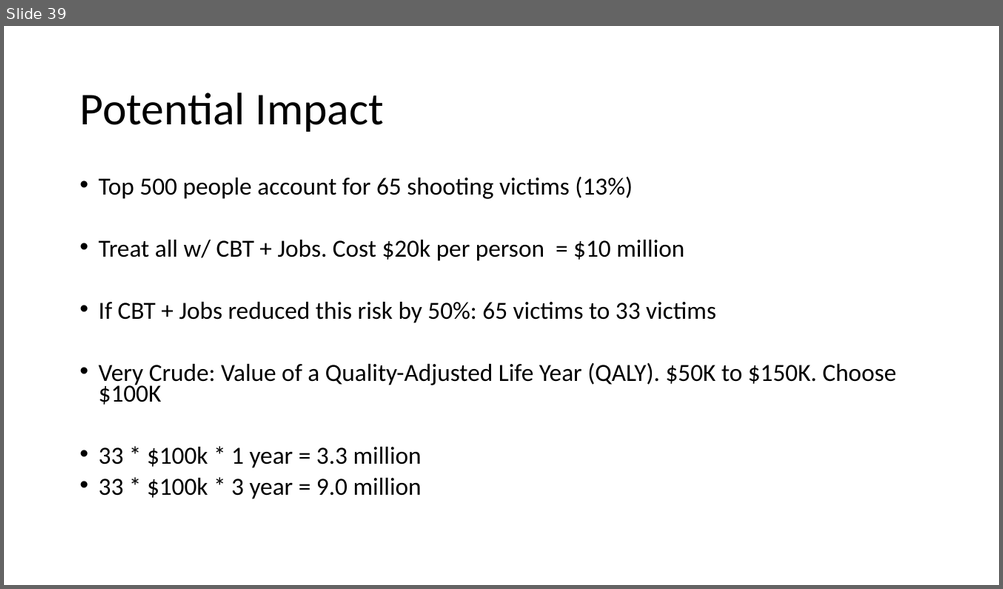
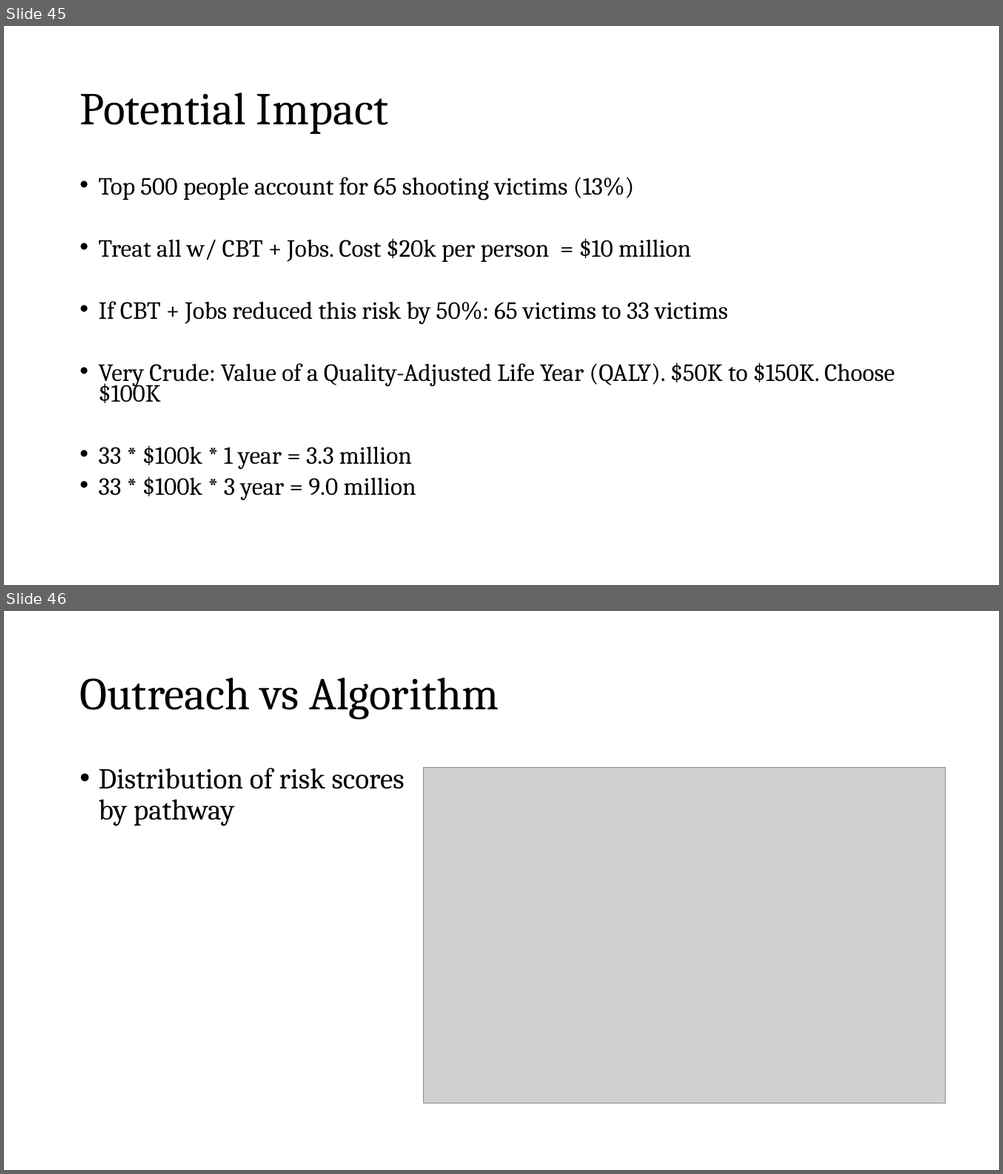
Before and after one commit to zjelveh/zjelveh.github.io, a slide deck: files/inst414_spring2026/lectures/lecture_14.pptx. Shown one above the other, each under a label of ours: slide 39 before the commit, slides 45 and 46 after it. The pictures are 1003x589 and 1003x1174 pixels, drawn with LibreOffice and Linux fonts; fonts in the diff are those of the drawing; grey boxes stand for pictures. Boxes give left, top, right and bottom in pixels: in the first picture for what was removed or moved away, otherwise in the second. Text is boxed around its words. In the diff, an @@ line names an element or a change of style, - is before the commit and + after.

Commit message:
Add INST414 cost benefit explainer

```diff
--- a/files/inst414_spring2026/lectures/lecture_14.pptx
+++ b/files/inst414_spring2026/lectures/lecture_14.pptx
@@ slide 46 added at box(4, 611, 999, 1170), background #FFFFFF @@
@@ title added at box(79, 678, 498, 720), 44 pt, text #000000 @@
+Outreach vs Algorithm
@@ text added at box(99, 768, 404, 826), 28 pt, text #000000 @@
+• Distribution of risk scores by pathway
@@ picture added at box(424, 768, 945, 1103) @@
@@ what was slide 39 is now slide 45 @@
@@ slide 45 changed as well @@
@@ title "Potential Impact" at box(79, 93, 388, 134): font Calibri to Cambria @@
@@ text "Top 500 people account for ..." at box(99, 177, 894, 501): font Calibri to Cambria @@
```
Also in this commit, not shown: 42 other slides changed, 8 other slides added, 2 other files.
